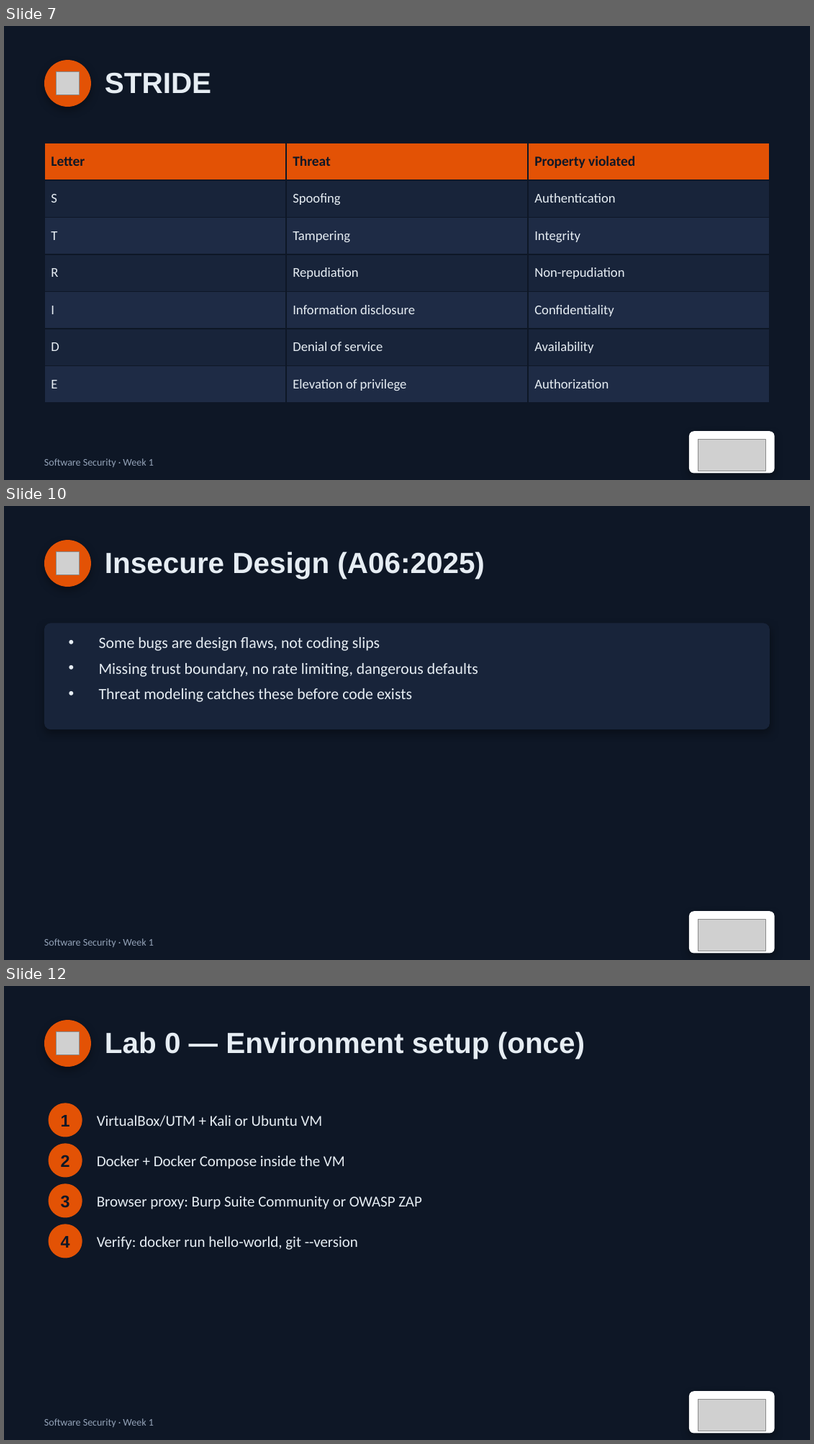
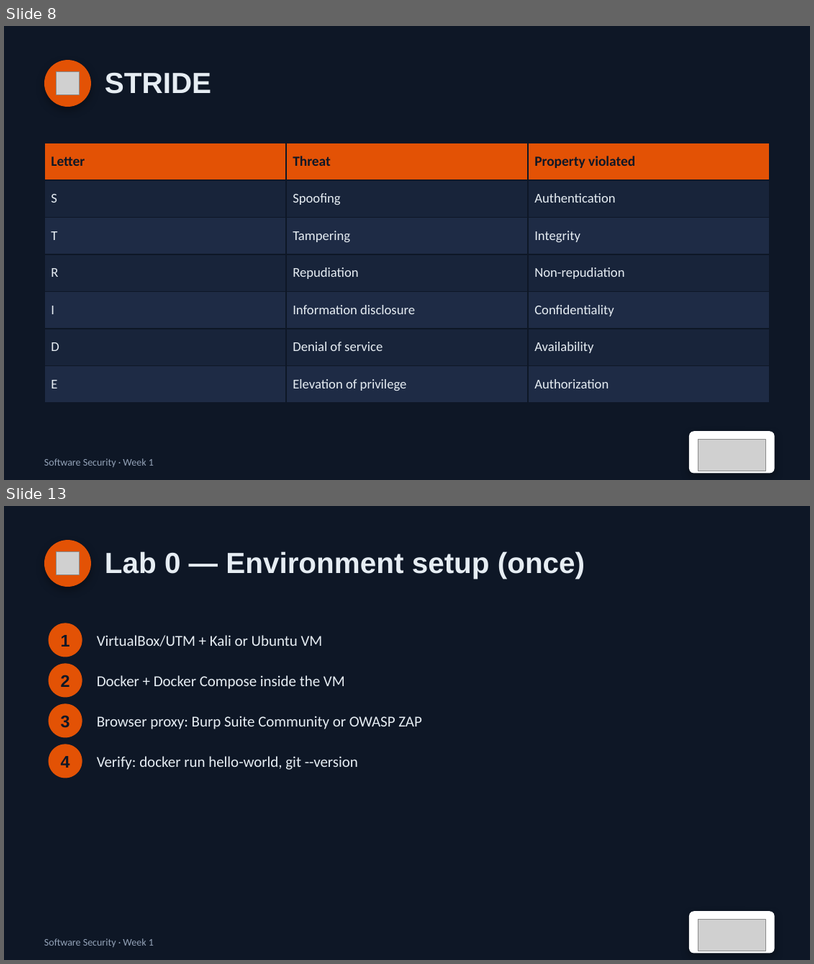
Before and after one commit to nutthakorn7/software-security, a slide deck: slides/pptx/week01.pptx. Shown one above the other, each under a label of ours: slides 7, 10 and 12 before the commit, slides 8 and 13 after it; the slides between them are not shown. The pictures are 814x1444 and 814x964 pixels, drawn with LibreOffice and Linux fonts; fonts in the diff are those of the drawing; grey boxes stand for pictures. Boxes give left, top, right and bottom in pixels: in the first picture for what was removed or moved away, otherwise in the second. Text is boxed around its words. In the diff, an @@ line names an element or a change of style, - is before the commit and + after.

```diff
--- a/slides/pptx/week01.pptx
+++ b/slides/pptx/week01.pptx
@@ slide 10 removed at bbox=[4, 506, 810, 960], background #0E1726 @@
@@ ellipse removed at bbox=[44, 540, 91, 587] @@
@@ picture removed at bbox=[57, 552, 79, 574] @@
@@ text removed at bbox=[105, 551, 485, 579] @@
-Insecure Design (A06:2025)
@@ rounded rectangle removed at bbox=[44, 623, 770, 729] @@
@@ text removed at bbox=[99, 637, 478, 702] @@
-• Some bugs are design flaws, not coding slips
-• Missing trust boundary, no rate limiting, dangerous defaults
-• Threat modeling catches these before code exists
@@ rounded rectangle removed at bbox=[689, 911, 775, 952] @@
@@ picture removed at bbox=[698, 919, 766, 950] @@
@@ text removed at bbox=[44, 938, 154, 947] @@
-Software Security · Week 1
@@ what was slide 7 is now slide 8 @@
@@ what was slide 12 is now slide 13 @@
```
Also in this commit, not shown: 5 slides changed, 2 slides added, 2 other files.
